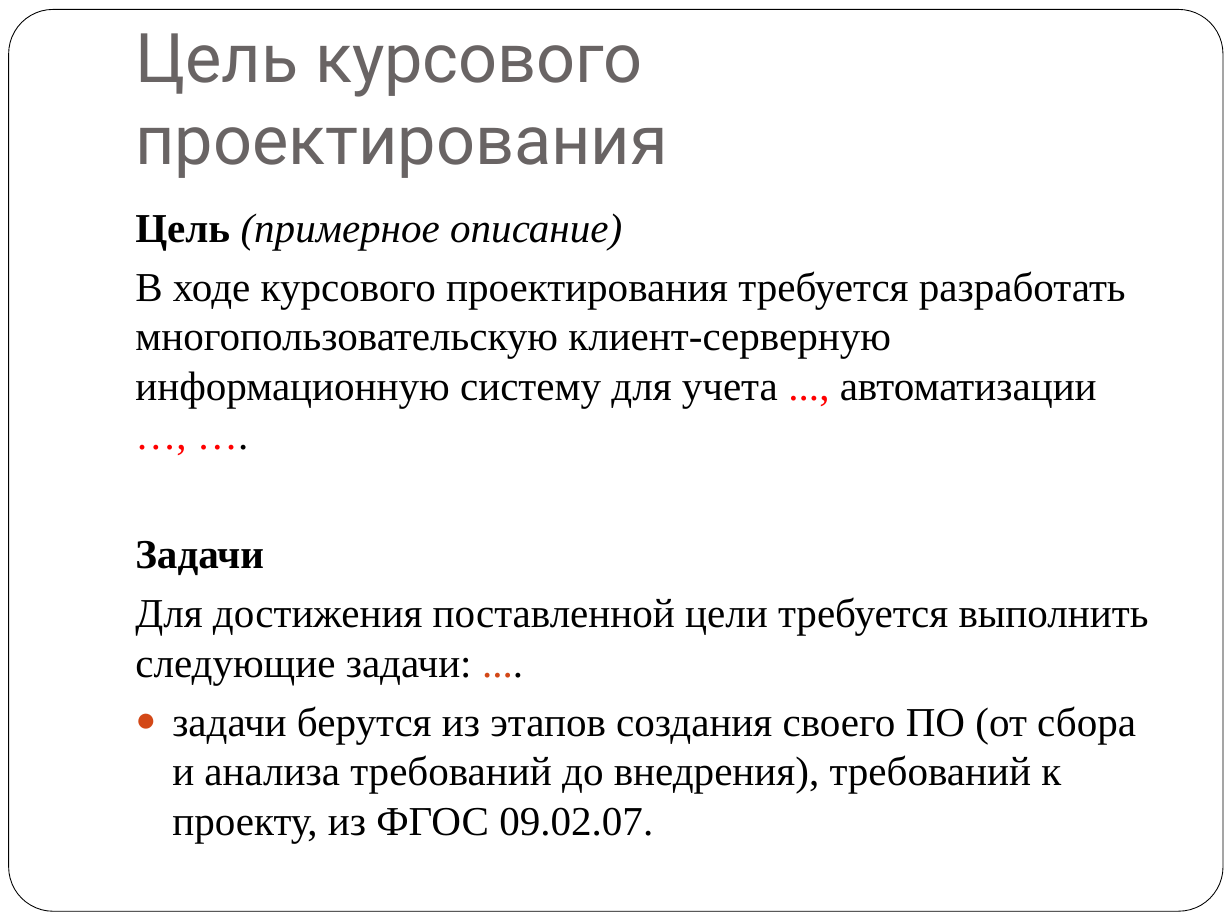
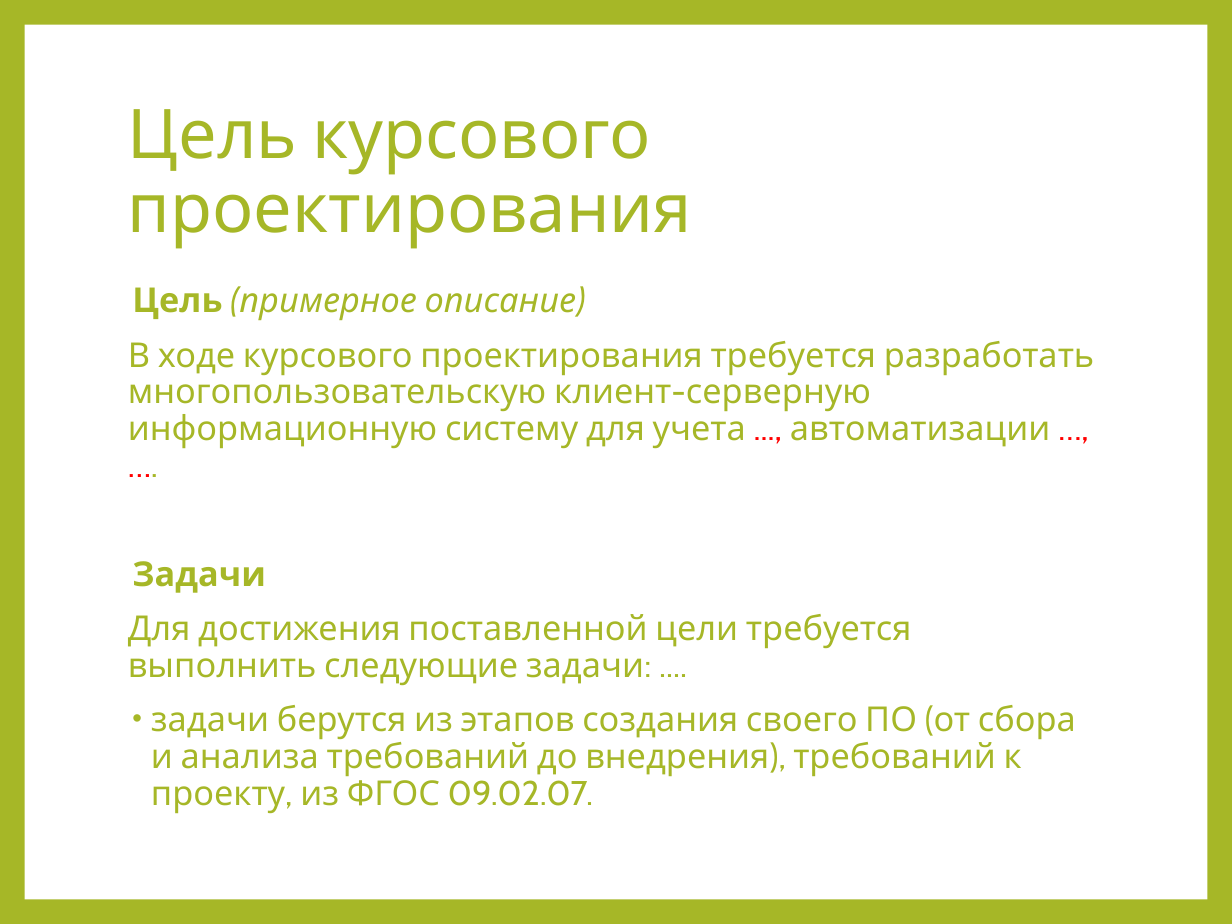
Before and after one commit to KlosHiHi/CursedProj, a slide deck: slide 4 of files/Курсовое проектирование 2026.pptx. Drawn at 1232x924 pixels with LibreOffice and Linux fonts; fonts in the diff are those of the drawing. Boxes give left, top, right and bottom in pixels: in the first picture for what was removed or moved away, otherwise in the second. Text is boxed around its words. In the diff, an @@ line names an element or a change of style, - is before the commit and + after.

```diff
--- a/files/Курсовое проектирование 2026.pptx
+++ b/files/Курсовое проектирование 2026.pptx
@@ background #FFFFFF to #A6B727 @@
@@ rounded rectangle removed at box(9, 10, 1223, 912) @@
@@ rectangle added at box(25, 25, 1207, 899), fill #FFFFFF @@
@@ title "Цель курсового проектирования": place and size @@
-title "Цель курсового проектирования" at box(135, 33, 667, 178)
+title "Цель курсового проектирования" at box(128, 109, 692, 249)
@@ title "Цель курсового проектирования" at box(128, 109, 692, 249): font Roboto to Cabin, text colour #696464 to #A6B727; line spacing 1 to 0.9; vertical alignment bottom to middle @@
@@ text "Цель (примерное описание)": place and size @@
-text "Цель (примерное описание)" at box(135, 213, 1149, 843)
+text "Цель (примерное описание)" at box(128, 286, 1095, 814)
@@ text "Цель (примерное описание)" at box(128, 286, 1095, 814): size 24.1 to 20 pt, font Times New Roman to Cabin, text colour #000000 to #A6B727; text colour #D34817 to #A6B727 in "...."; indent changed; line spacing 1 to 0.9; more space between paragraphs; bullet ● to •; bullet colour #D34817 to #A6B727 @@
```
Also in this commit, not shown: 21 other slides changed, 5 other files.
